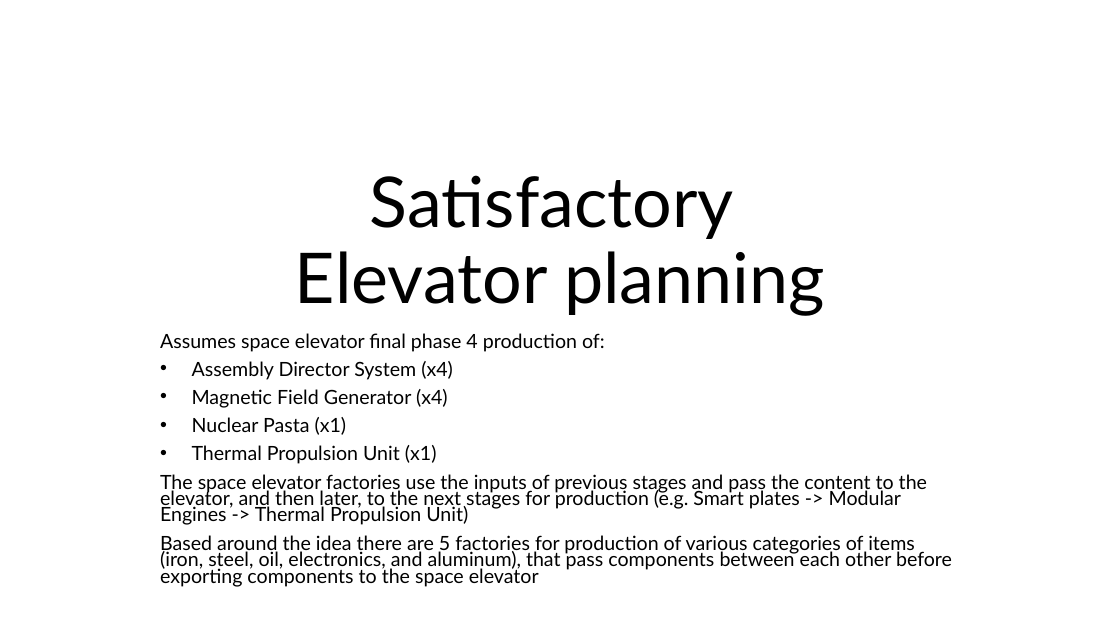
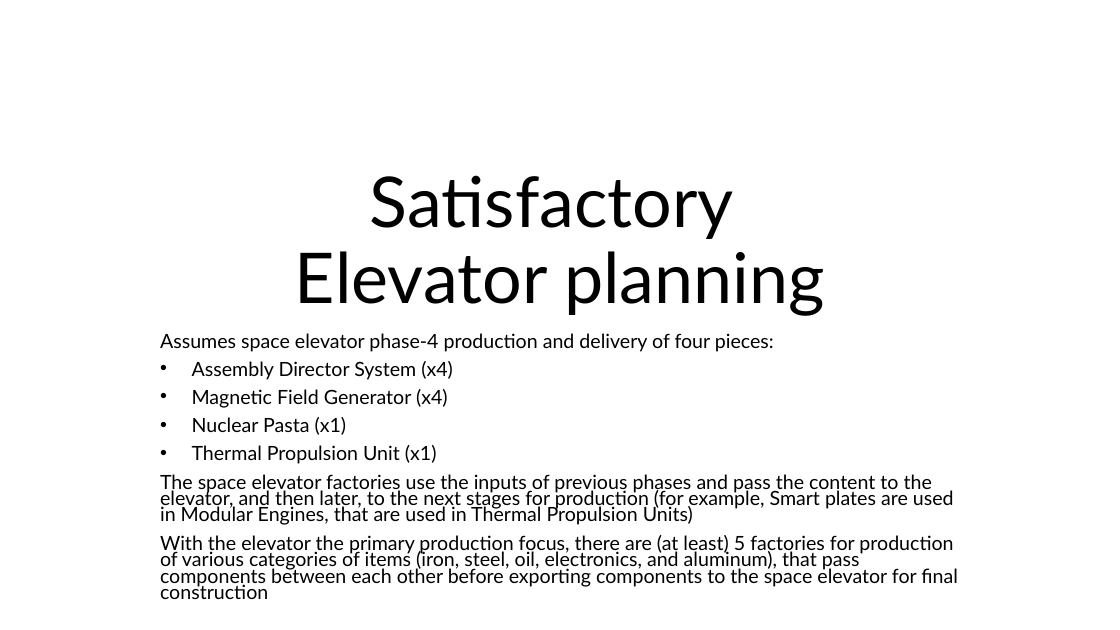
Before and after one commit to samsmithnz/SatisfactoryPlanning, a slide deck: slide 1 of SatisfactoryPlanning.pptx. Drawn at 1120x630 pixels with LibreOffice and Linux fonts; fonts in the diff are those of the drawing. Boxes give left, top, right and bottom in pixels: in the first picture for what was removed or moved away, otherwise in the second. Text is boxed around its words. In the diff, an @@ line names an element or a change of style, - is before the commit and + after.

Commit message:
Updated file

```diff
--- a/SatisfactoryPlanning.pptx
+++ b/SatisfactoryPlanning.pptx
@@ subtitle at <box>160,333,774,352</box>: text changed @@
-Assumes space elevator final phase 4 production of:
+Assumes space elevator phase-4 production and delivery of four pieces:
@@ subtitle at <box>160,474,958,599</box>: text changed @@
-The space elevator factories use the inputs of previous stages and pass the content to the elevator, and then later, to the next stages for production (e.g. Smart plates -> Modular Engines -> Thermal Propulsion Unit)
-Based around the idea there are 5 factories for production of various categories of items (iron, steel, oil, electronics, and aluminum), that pass components between each other before exporting components to the space elevator
+The space elevator factories use the inputs of previous phases and pass the content to the elevator, and then later, to the next stages for production (for example, Smart plates are used in Modular Engines, that are used in Thermal Propulsion Units)
+With the elevator the primary production focus, there are (at least) 5 factories for production of various categories of items (iron, steel, oil, electronics, and aluminum), that pass components between each other before exporting components to the space elevator for final construction
```
Also in this commit, not shown: 4 other slides changed.
